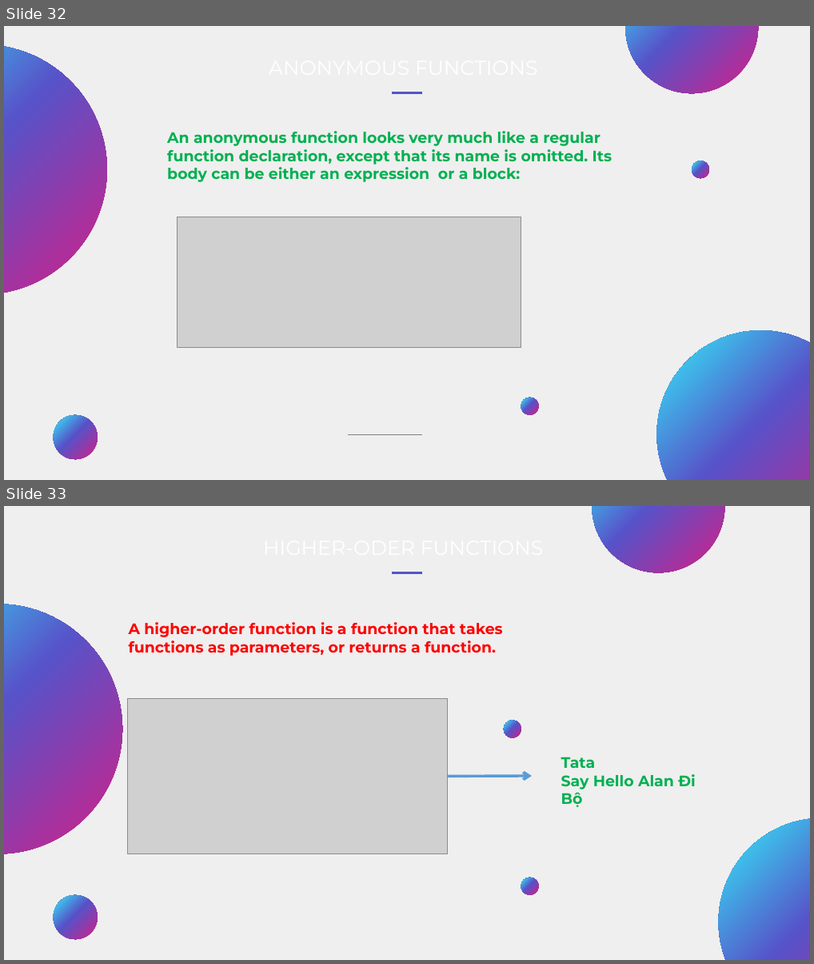
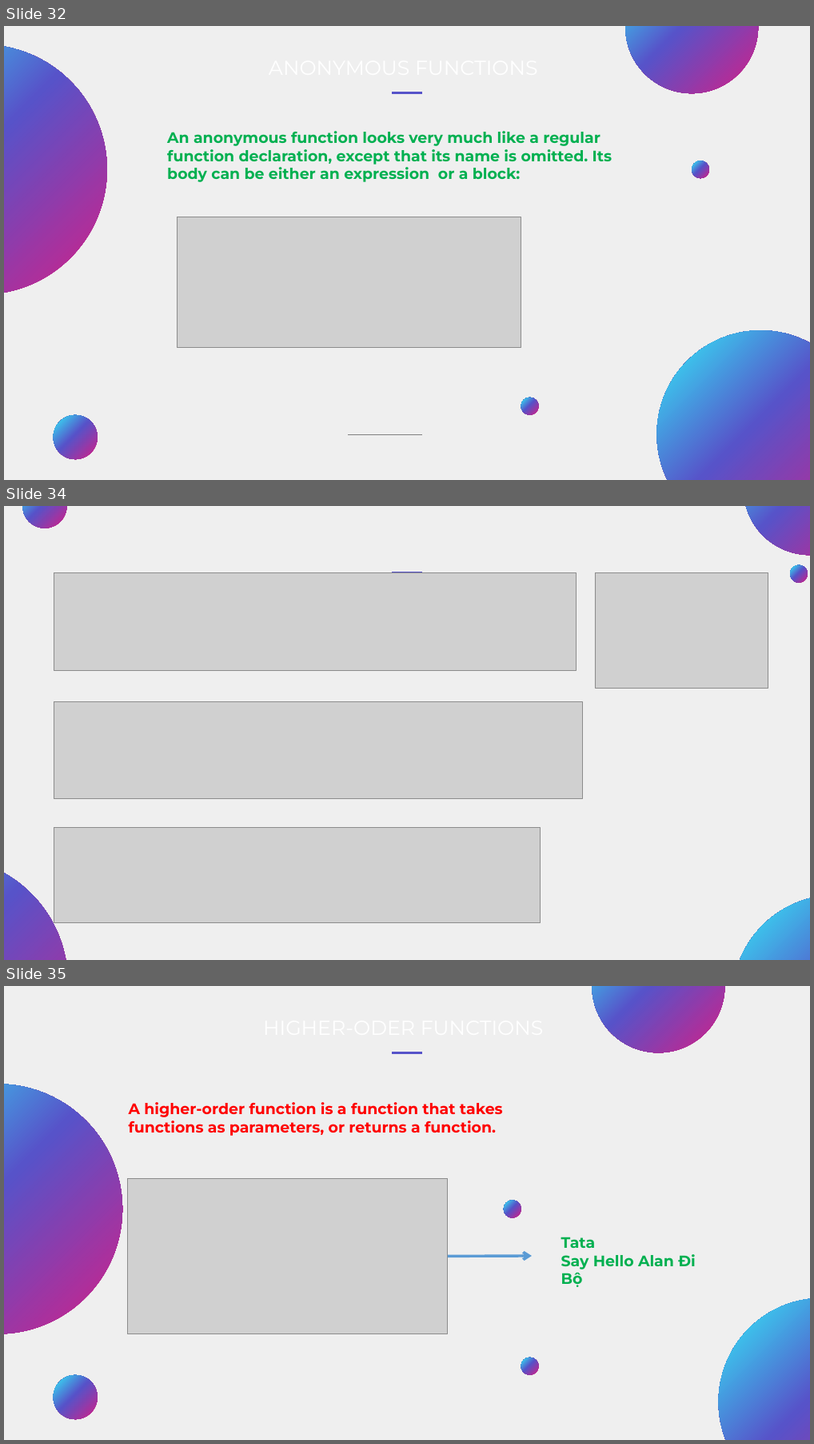
Before and after one commit to kehaimat/PresentKotlin, a slide deck: Slide.pptx. Shown one above the other, each under a label of ours: slides 32 and 33 before the commit, slides 32, 34 and 35 after it; the slides between them are not shown. The pictures are 814x964 and 814x1444 pixels, drawn with LibreOffice and Linux fonts; fonts in the diff are those of the drawing; grey boxes stand for pictures; background and template pictures are left out. Boxes give left, top, right and bottom in pixels: in the first picture for what was removed or moved away, otherwise in the second. Text is boxed around its words. In the diff, an @@ line names an element or a change of style, - is before the commit and + after.

```diff
--- a/Slide.pptx
+++ b/Slide.pptx
@@ slide 34 added at [4, 506, 810, 960], background picture (left out); not listed: 1 template element that a slide beside it also shows @@
@@ ellipse added at [22, 506, 67, 528], fill gradient #31F0FA to #5753C9 to #D41F86 @@
@@ ellipse added at [745, 506, 810, 555], fill gradient #31F0FA to #5753C9 to #D41F86 @@
@@ picture added at [54, 572, 577, 670] @@
@@ line added from (392, 572) to (422, 572), #5753C9 2.25 pt @@
@@ picture added at [596, 572, 769, 688] @@
@@ ellipse added at [790, 565, 808, 583], fill gradient #31F0FA to #5753C9 to #D41F86 @@
@@ picture added at [54, 701, 582, 798] @@
@@ picture added at [54, 828, 540, 922] @@
@@ ellipse added at [4, 857, 68, 960], fill gradient #31F0FA to #5753C9 to #D41F86 @@
@@ ellipse added at [733, 894, 810, 960], fill gradient #31F0FA to #5753C9 to #D41F86 @@
@@ what was slide 33 is now slide 35 @@
```
Also in this commit, not shown: 4 slides changed, 4 other slides added, 3 slides removed.
